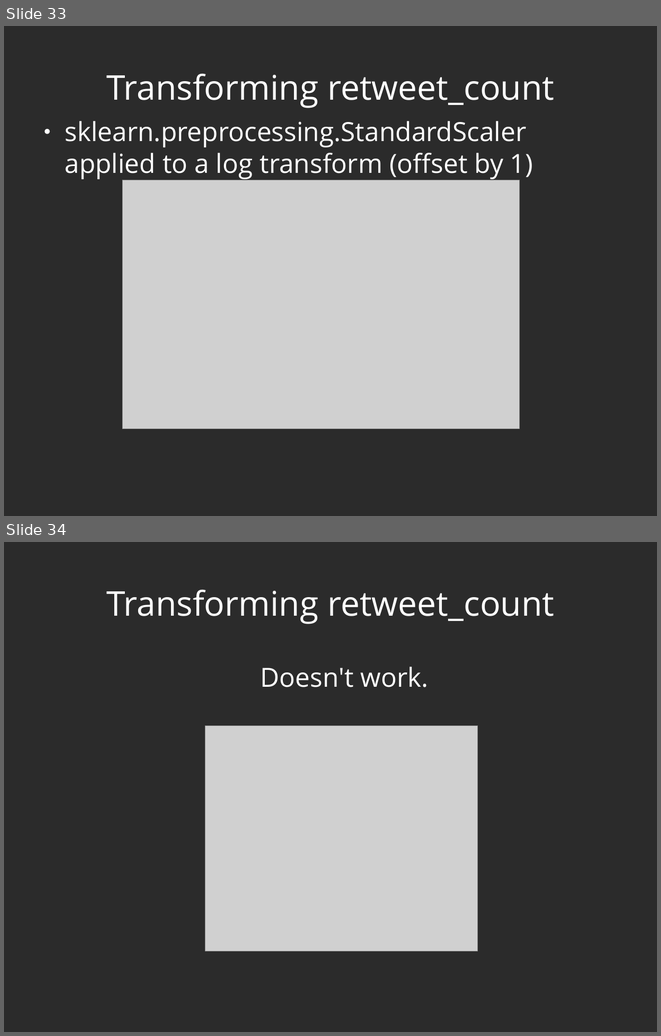
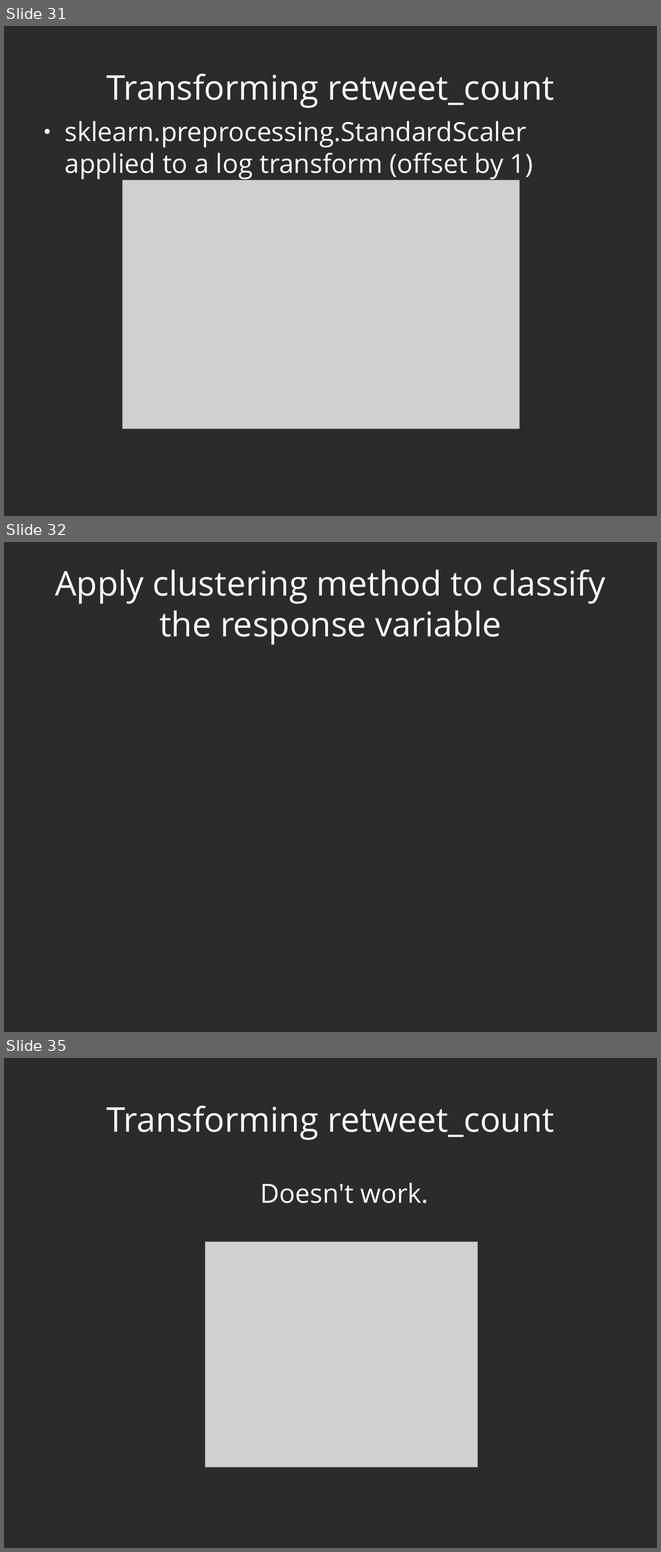
Before and after one commit to dwcoates/twits, a slide deck: presentation.odp. Shown one above the other, each under a label of ours: slides 33 and 34 before the commit, slides 31, 32 and 35 after it; the slides between them are not shown. The pictures are 661x1036 and 661x1552 pixels, drawn with LibreOffice and Linux fonts; fonts in the diff are those of the drawing; grey boxes stand for pictures; background and template pictures are left out; a plain dark background stands for a picture behind light text. Boxes give left, top, right and bottom in pixels: in the first picture for what was removed or moved away, otherwise in the second. Text is boxed around its words. In the diff, an @@ line names an element or a change of style, - is before the commit and + after.

```diff
--- a/presentation.odp
+++ b/presentation.odp
@@ slide 32 added at box(4, 542, 657, 1032), background picture (left out) @@
@@ title added at box(55, 570, 606, 645), 41.4 pt, text #FFFFFF @@
+Apply clustering method to classify the response variable
@@ what was slide 33 is now slide 31 @@
@@ what was slide 34 is now slide 35 @@
```
Also in this commit, not shown: 2 slides changed, 2 other slides added, 2 slides removed.
